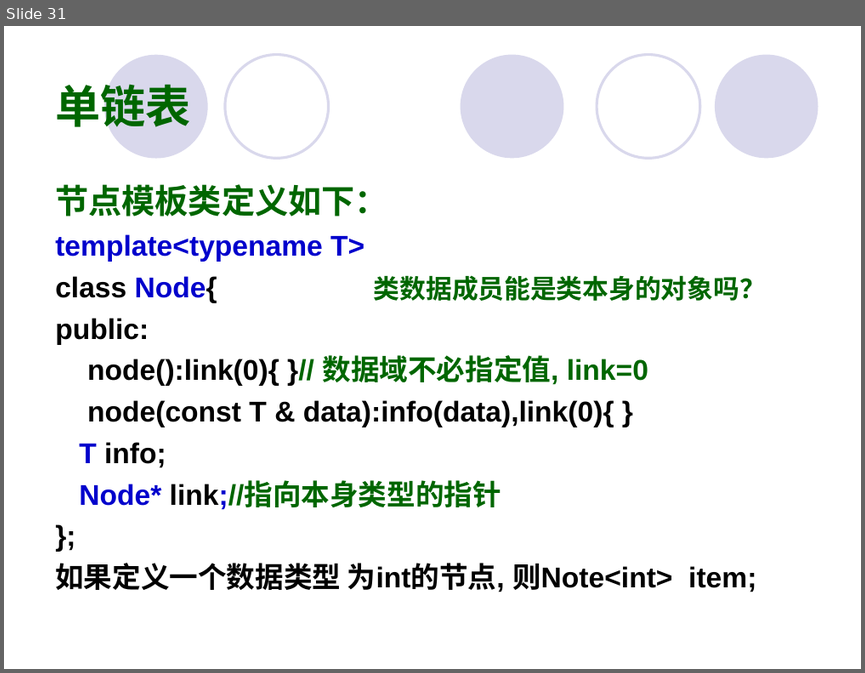
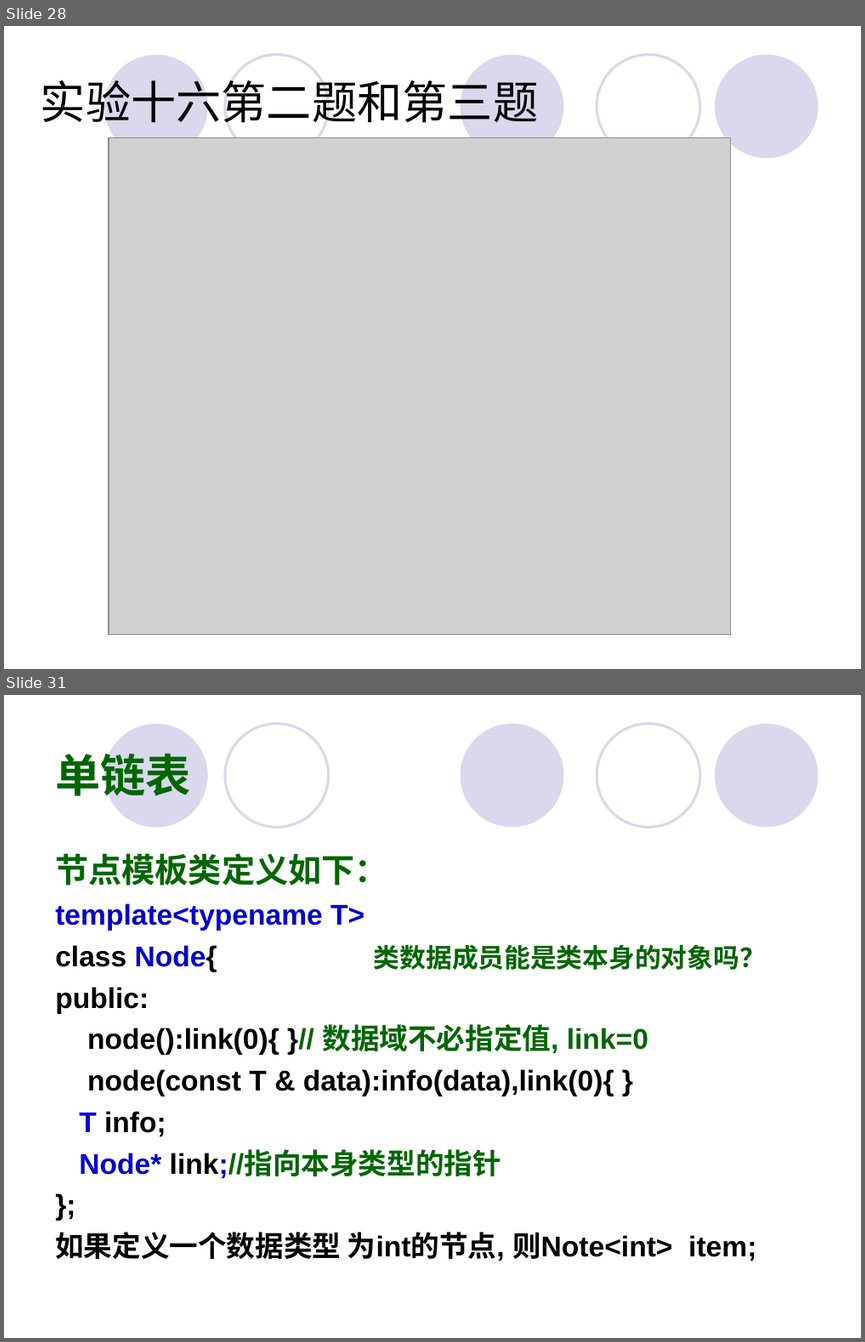
Before and after one commit to Changhe160/Changhe160.github.io, a slide deck: teachingRes/Cplusplus/unit07动态内存分配与数据结构.ppt. Shown one above the other, each under a label of ours: slide 31 before the commit, slides 28 and 31 after it; the slides between them are not shown. The pictures are 865x673 and 865x1342 pixels, drawn with LibreOffice and Linux fonts; fonts in the diff are those of the drawing; grey boxes stand for pictures. Boxes give left, top, right and bottom in pixels: in the first picture for what was removed or moved away, otherwise in the second. Text is boxed around its words. In the diff, an @@ line names an element or a change of style, - is before the commit and + after.

```diff
--- a/teachingRes/Cplusplus/unit07动态内存分配与数据结构.ppt
+++ b/teachingRes/Cplusplus/unit07动态内存分配与数据结构.ppt
@@ slide 28 added at [4,26,861,669], background #FFFFFF; not listed: 5 template elements that a slide beside it also shows @@
@@ title added at [41,80,538,123], 38 pt, text #000000 @@
+实验十六第二题和第三题
@@ picture added at [109,138,731,635] @@
```
Also in this commit, not shown: 111 slides changed, 1 other slide added, 2 slides removed, 3 other files.
